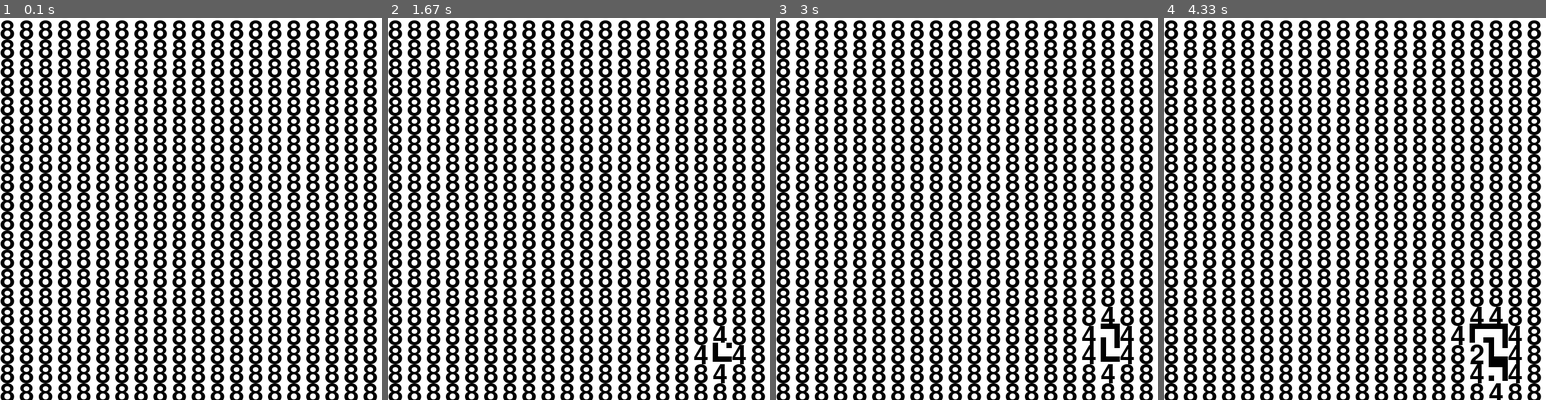
Above: before the commit, frames 1-4 (left to right).
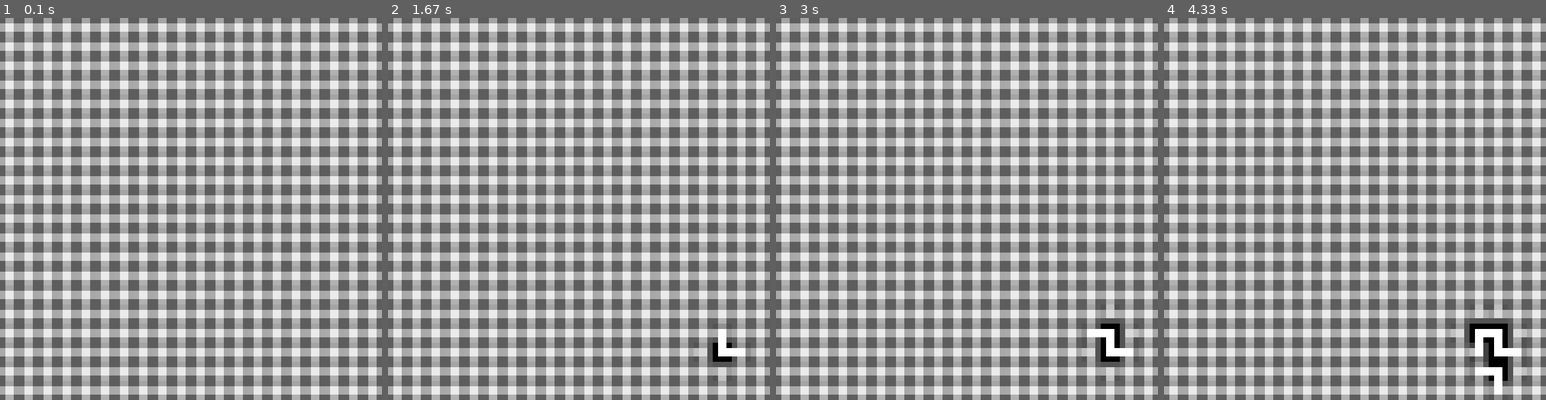
Above: after the commit, the same moments.

Repository: bobbarnes1981/PyGameWaveFunctionCollapse
Game: pygame game, started from wfc/__main__.py
The game is run twice, just before and just after one commit, with the same random seed, the same clock (stepped at 60 frames per second) and the same inputs.
Inputs:
- Up to frame 1 (0.1 s): no input
- Up to frame 2 (1.67 s): no input
- Up to frame 3 (3 s): no input
- Up to frame 4 (4.33 s): no input

The runs differ from the first frame. In frame 1, 91% of the frame differs, in the area x 0-100%, y 0-100%; in frame 2, 91%; in frame 3, 91%; in frame 4, 90%.

Commit message:
iuse alpha to merge tile choices

Diff:
--- a/wfc/__main__.py
+++ b/wfc/__main__.py
@@ -15,10 +15,11 @@
     parser = argparse.ArgumentParser(description='solve sudoku')
     parser.add_argument('-d', '--delay', type=float, required=False, default=1.0, dest='delay')
     parser.add_argument('-l', '--logging', type=str, required=False, default='INFO', dest='logging', choices=loglevels)
+    parser.add_argument('--shownumbers', required=False, default=False, dest='shownumbers', action='store_true')
     args = parser.parse_args()
 
     loglevel = getattr(logging, args.logging, None)
     logging.basicConfig(level=loglevel, format='%(asctime)s %(levelname)s %(name)s %(message)s')
 
-    a = solver.App(args.delay)
+    a = solver.App(args.delay, args.shownumbers)
     a.on_execute()
--- a/wfc/solver.py
+++ b/wfc/solver.py
@@ -41,11 +41,12 @@
             'y': r
         }
 
-# allowed tile rules
+# connected tile rules
 n_list = ['v','r-s','r-w','cross']
 e_list = ['h','r-n','r-w','cross']
+s_list = ['v','r-n','r-e','cross']
 w_list = ['h','r-e','r-s','cross']
-s_list = ['v','r-n','r-e','cross']
+# not connected tile rules
 n__list = ['none','h', 'r-n','r-e']
 e__list = ['none','v','r-e','r-s']
 s__list = ['none','h','r-s','r-w']
@@ -101,8 +102,10 @@
     }
 }
 
+image_cache = {}
+
 class App(object):
-    def __init__(self, delay):
+    def __init__(self, delay, shownumbers):
         self._delay = delay
         self._running = True
         self._display_surf = None
@@ -112,6 +115,7 @@
         self._time = time.time()
         self._counter = 0
         self._complete = False
+        self._shownumbers = shownumbers
     def on_init(self):
         pygame.init()
         pygame.display.set_caption("Solver")
@@ -234,11 +238,6 @@
                         logging.info('choices left {0}'.format(len(cell['choices'])))
                     else:
                         logging.info('already set')
-
-#            print(cell)
-#            print(grid)
-#            exit()
-
         return False
     def on_render(self):
         self._display_surf.fill(COLOUR_WHITE)
@@ -249,9 +248,20 @@
                 cell = grid[r][c]
                 if len(cell['choices']) == 1:
                     self._display_surf.blit(images[cell['choices'][0]], (x, y))
-                else:
+                elif self._shownumbers:
                     img = self.font_l.render(str(len(cell['choices'])), True, (0,0,0))
                     self._display_surf.blit(img, (x, y))
+                else:
+                    for choice in cell['choices']:
+                        ratio = 255/len(cell['choices'])
+                        if choice not in image_cache.keys():
+                            image_cache[choice] = {}
+                        if ratio not in image_cache[choice].keys():
+                            i = images[choice].copy()
+                            i.set_alpha(ratio)
+                            image_cache[choice][ratio] = i
+                        img = image_cache[choice][ratio]
+                        self._display_surf.blit(img, (x, y))
         pygame.display.update()
     def on_cleanup(self):
         pygame.quit()
Not shown, changed: README.md
